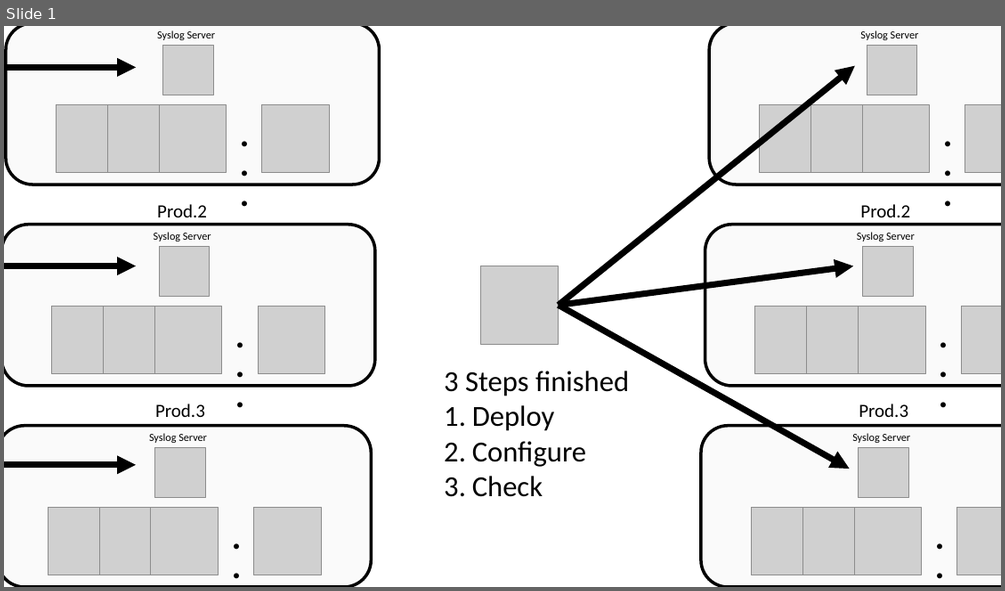
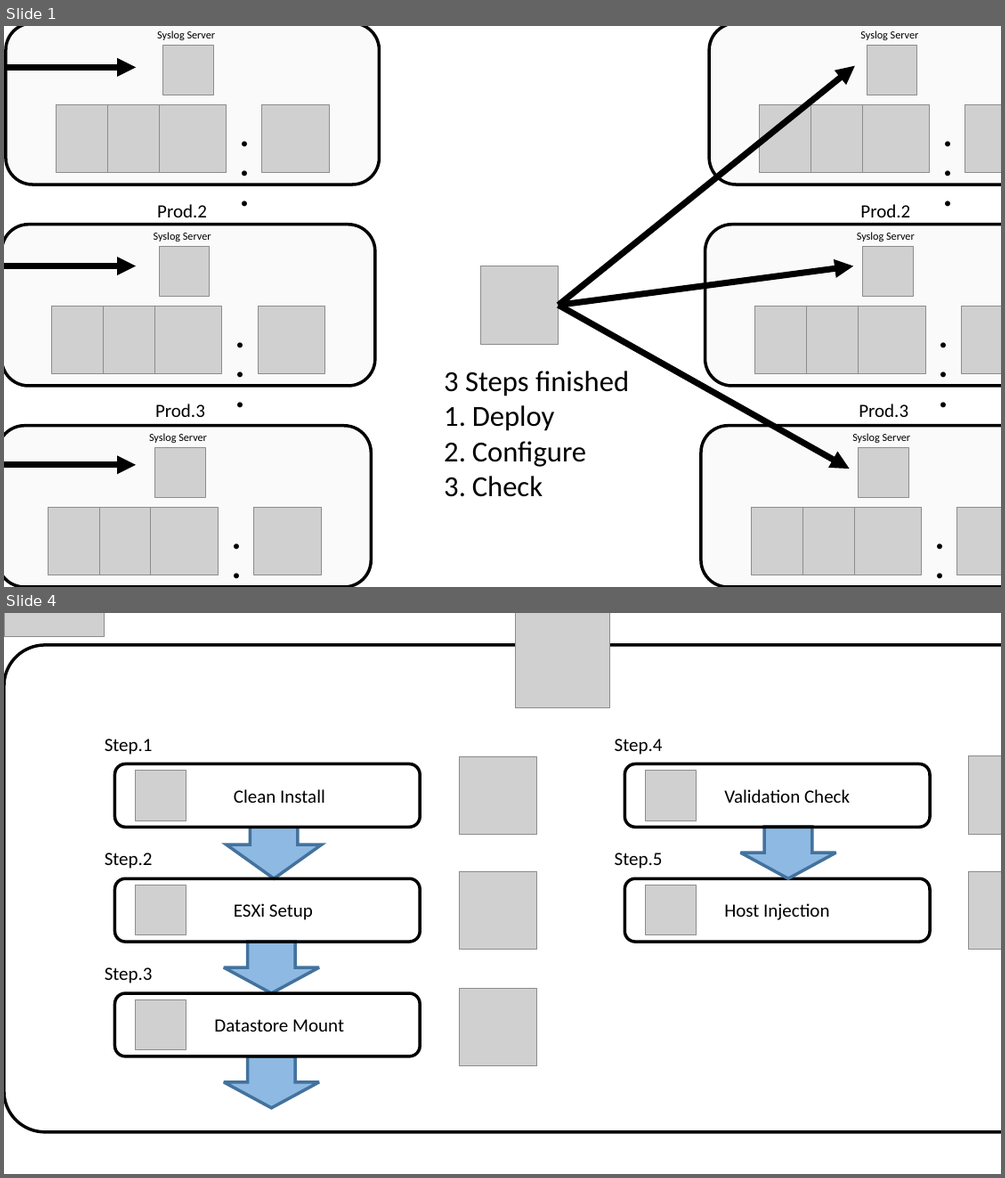
Before and after one commit to fukui-yuto/fukui-yuto.github.io, a slide deck: ポートフォリオ資料.pptx. Shown one above the other, each under a label of ours: slide 1 before the commit, slides 1 and 4 after it; the slides between them are not shown. The pictures are 1005x591 and 1005x1178 pixels, drawn with LibreOffice and Linux fonts; fonts in the diff are those of the drawing; grey boxes stand for pictures; background and template pictures are left out. Boxes give left, top, right and bottom in pixels: in the first picture for what was removed or moved away, otherwise in the second. Text is boxed around its words. In the diff, an @@ line names an element or a change of style, - is before the commit and + after.

```diff
--- a/ポートフォリオ資料.pptx
+++ b/ポートフォリオ資料.pptx
@@ slide 4 added at box(4, 613, 1001, 1174), background #FFFFFF @@
@@ picture added at box(4, 613, 105, 637) @@
@@ picture added at box(516, 613, 610, 708) @@
@@ rounded rectangle added at box(4, 645, 1001, 1132), fill #FFFFFF, outline #000000 3 pt @@
@@ group added at box(105, 738, 420, 827): 2 texts, 1 rounded rectangle, 1 picture @@
+Step.1
+Clean Install
@@ picture added at box(460, 756, 537, 835) @@
@@ group added at box(615, 738, 930, 827): 2 texts, 1 picture, 1 rounded rectangle @@
+Step.4
+Validation Check
@@ picture added at box(969, 755, 1001, 834) @@
@@ down arrow added at box(226, 811, 321, 878), fill #5B9BD5 at 69% opacity, outline #43739E 3 pt @@
@@ down arrow added at box(741, 827, 835, 878), fill #5B9BD5 at 69% opacity, outline #43739E 3 pt @@
@@ picture added at box(460, 871, 537, 949) @@
@@ picture added at box(969, 871, 1001, 949) @@
@@ group added at box(105, 852, 420, 941): 2 texts, 1 rounded rectangle, 1 picture @@
+Step.2
+ESXi Setup
@@ group added at box(615, 852, 930, 941): 2 texts, 1 rounded rectangle, 1 picture @@
+Step.5
+Host Injection
@@ down arrow added at box(224, 941, 319, 993), fill #5B9BD5 at 69% opacity, outline #43739E 3 pt @@
@@ group added at box(105, 967, 420, 1055): 2 texts, 1 picture, 1 rounded rectangle @@
+Step.3
+Datastore Mount
@@ picture added at box(459, 989, 536, 1066) @@
@@ down arrow added at box(224, 1056, 319, 1108), fill #5B9BD5 at 69% opacity, outline #43739E 3 pt @@
```
Also in this commit, not shown: 2 other slides added, 5 other files.
